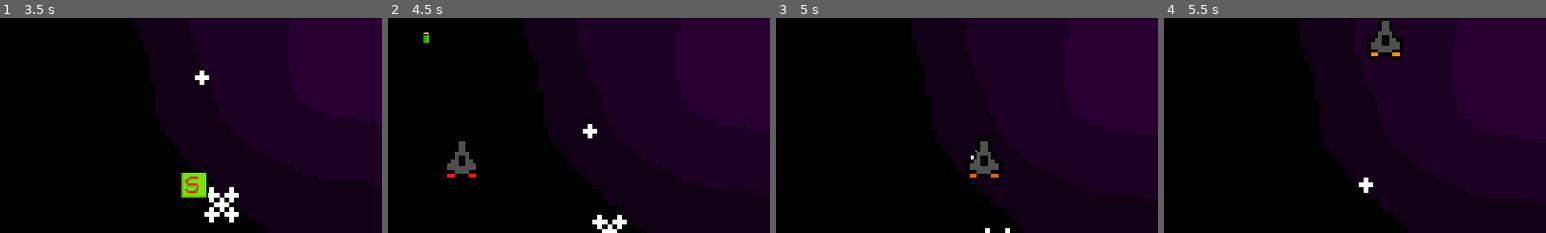
Above: before the commit, frames 1-4 (left to right).
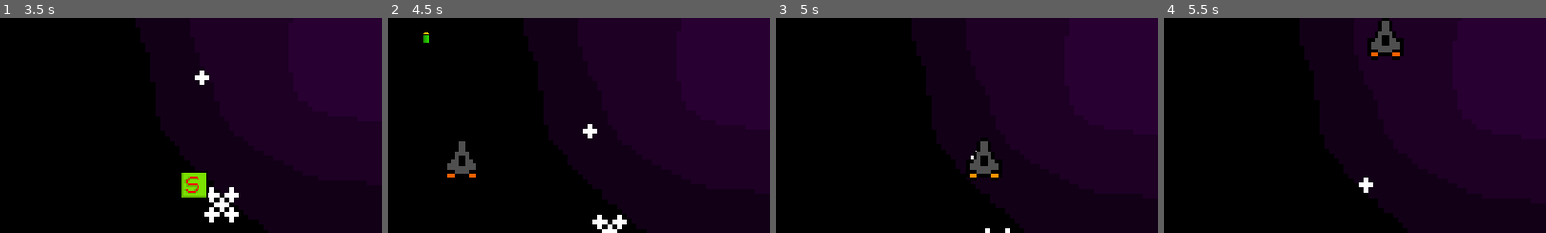
Above: after the commit, the same moments.

Repository: BH3Panzer/save-me-from-hell
Game: Godot game, scene res://levels/level_1.tscn
The game is run twice, just before and just after one commit, with the same random seed, the same clock (stepped at 60 frames per second) and the same inputs.
Inputs:
- Up to frame 1 (3.5 s): hold Space (shoot) 0.53-1.28 s; hold Up (up) 0.53-2.03 s; tap Space (shoot) at 1.35, 2.85 s; hold Space (shoot) 2.03-2.78 s; hold Left (left) from 2.03 s (still down)
- Up to frame 2 (4.5 s): release Left (left) at 3.53 s; hold Down (down) 3.53-4.28 s; hold Space (shoot) 3.53-4.28 s; hold Right (right) from 4.28 s (still down); tap Space (shoot) at 4.35 s
- Up to frame 3 (5 s): keep holding Right (right)
- Up to frame 4 (5.5 s): release Right (right) at 5.03 s; hold Up (up) from 5.03 s (still down); hold Space (shoot) from 5.03 s (still down)
The pictures show only the part of the screen within x 0-50%, y 4-54%; the shares and areas given below are measured in that part.

Frame 1 is identical in both runs. In frame 2, less than 0.1% of the frame differs, in the area x 15-23%, y 72-75%; in frame 3, less than 0.1%; in frame 4, less than 0.1%.

Commit message:
added power up and down for player speed

Diff:
--- a/levels/level_1.tscn
+++ b/levels/level_1.tscn
@@ -7,6 +7,8 @@
 [ext_resource type="PackedScene" uid="uid://cusndprtcdqtn" path="res://player/player.tscn" id="5_6o6hp"]
 [ext_resource type="PackedScene" uid="uid://2cx61v8qx37x" path="res://objects/speed_bullet_power_up.tscn" id="6_twyol"]
 [ext_resource type="PackedScene" uid="uid://c5ei4t3sugji8" path="res://objects/speed_bullet_power_down.tscn" id="7_nhqcv"]
+[ext_resource type="PackedScene" uid="uid://btk7npju53s4g" path="res://objects/speed_move_power_up.tscn" id="8_47wx5"]
+[ext_resource type="PackedScene" uid="uid://dndpbakq4htfm" path="res://objects/speed_move_power_down.tscn" id="9_idfms"]
 
 [node name="Level1" type="Node2D"]
 
@@ -52,3 +54,11 @@
 [node name="SpeedBulletPowerDown" parent="." node_paths=PackedStringArray("player") instance=ExtResource("7_nhqcv")]
 position = Vector2(91, -595)
 player = NodePath("../Player")
+
+[node name="SpeedMovePowerUp" parent="." node_paths=PackedStringArray("player") instance=ExtResource("8_47wx5")]
+position = Vector2(-92, -946)
+player = NodePath("../Player")
+
+[node name="SpeedMovePowerDown" parent="." node_paths=PackedStringArray("player") instance=ExtResource("9_idfms")]
+position = Vector2(279, -1147)
+player = NodePath("../Player")
--- /dev/null
+++ b/objects/speed_move_power_down.gd
@@ -0,0 +1,15 @@
+extends Area2D
+
+@export var player: Node2D
+
+
+
+
+func _on_body_entered(body):
+	if body.is_in_group("Player"):
+		if player.speed > 200:
+			player.speed -= 200
+		else:
+			pass
+
+		queue_free()
--- /dev/null
+++ b/objects/speed_move_power_down.tscn
@@ -0,0 +1,19 @@
+[gd_scene load_steps=4 format=3 uid="uid://dndpbakq4htfm"]
+
+[ext_resource type="Texture2D" uid="uid://5qawausr0ba6" path="res://art/powerdown_speedmove.png" id="1_p0gkh"]
+[ext_resource type="Script" path="res://objects/speed_move_power_down.gd" id="1_rp1kj"]
+
+[sub_resource type="RectangleShape2D" id="RectangleShape2D_sc26d"]
+size = Vector2(16, 16)
+
+[node name="SpeedMovePowerDown" type="Area2D"]
+scale = Vector2(2, 2)
+script = ExtResource("1_rp1kj")
+
+[node name="Sprite2D" type="Sprite2D" parent="."]
+texture = ExtResource("1_p0gkh")
+
+[node name="CollisionShape2D" type="CollisionShape2D" parent="."]
+shape = SubResource("RectangleShape2D_sc26d")
+
+[connection signal="body_entered" from="." to="." method="_on_body_entered"]
--- /dev/null
+++ b/objects/speed_move_power_up.gd
@@ -0,0 +1,15 @@
+extends Area2D
+
+
+@export var player: Node2D
+
+
+func _ready():
+	$AnimationPlayer.play("idle")
+
+
+
+func _on_body_entered(body):
+	if body.is_in_group("Player"):
+		player.speed += 100
+		queue_free()
--- /dev/null
+++ b/objects/speed_move_power_up.tscn
@@ -0,0 +1,47 @@
+[gd_scene load_steps=6 format=3 uid="uid://btk7npju53s4g"]
+
+[ext_resource type="Texture2D" uid="uid://b57nxywp6cwpk" path="res://art/powerup_speedmove.png" id="1_q81lt"]
+[ext_resource type="Script" path="res://objects/speed_move_power_up.gd" id="1_x5ii3"]
+
+[sub_resource type="RectangleShape2D" id="RectangleShape2D_sdjrb"]
+size = Vector2(16, 16)
+
+[sub_resource type="Animation" id="Animation_ggux7"]
+resource_name = "idle"
+length = 0.8
+loop_mode = 1
+tracks/0/type = "value"
+tracks/0/imported = false
+tracks/0/enabled = true
+tracks/0/path = NodePath("Sprite2D:frame")
+tracks/0/interp = 1
+tracks/0/loop_wrap = true
+tracks/0/keys = {
+"times": PackedFloat32Array(0, 0.4),
+"transitions": PackedFloat32Array(1, 1),
+"update": 1,
+"values": [0, 1]
+}
+
+[sub_resource type="AnimationLibrary" id="AnimationLibrary_7xsxu"]
+_data = {
+"idle": SubResource("Animation_ggux7")
+}
+
+[node name="SpeedMovePowerUp" type="Area2D"]
+scale = Vector2(2, 2)
+script = ExtResource("1_x5ii3")
+
+[node name="Sprite2D" type="Sprite2D" parent="."]
+texture = ExtResource("1_q81lt")
+vframes = 2
+
+[node name="CollisionShape2D" type="CollisionShape2D" parent="."]
+shape = SubResource("RectangleShape2D_sdjrb")
+
+[node name="AnimationPlayer" type="AnimationPlayer" parent="."]
+libraries = {
+"": SubResource("AnimationLibrary_7xsxu")
+}
+
+[connection signal="body_entered" from="." to="." method="_on_body_entered"]
--- a/player/player.gd
+++ b/player/player.gd
@@ -1,7 +1,7 @@
 extends CharacterBody2D
 
 
-const SPEED = 300.0
+var speed = 300.0
 var forward_speed = 100
 @export var Bullet : PackedScene
 @onready var timer = $Timer
@@ -13,18 +13,18 @@
 func _physics_process(delta):
 	position.y -= forward_speed * delta
 	if Input.is_action_pressed("right"):
-		position.x += SPEED * delta
+		position.x += speed * delta
 	if Input.is_action_pressed("left"):
-		position.x -= SPEED * delta
+		position.x -= speed * delta
 	if Input.is_action_pressed("up"):
-		position.y -= SPEED * delta
+		position.y -= speed * delta
 	if Input.is_action_pressed("down"):
-		position.y += SPEED * delta
+		position.y += speed * delta
 
 	if global_position.x >= 853/2 - 16 :
-		position.x -= SPEED * delta
+		position.x -= speed * delta
 	if global_position.x <= -853/2 + 16 :
-		position.x += SPEED * delta
+		position.x += speed * delta
 
 func _input(event):
 	if event.is_action_pressed("shoot") && timer.is_stopped():
--- a/player/player.tscn
+++ b/player/player.tscn
@@ -9,7 +9,7 @@
 
 [sub_resource type="Animation" id="Animation_bartl"]
 resource_name = "idle"
-length = 2.8
+length = 2.4
 loop_mode = 1
 tracks/0/type = "value"
 tracks/0/imported = false
@@ -18,10 +18,10 @@
 tracks/0/interp = 1
 tracks/0/loop_wrap = true
 tracks/0/keys = {
-"times": PackedFloat32Array(0, 0.4, 0.8, 1.2, 1.6, 2, 2.4),
-"transitions": PackedFloat32Array(1, 1, 1, 1, 1, 1, 1),
+"times": PackedFloat32Array(0, 0.4, 0.8, 1.2, 1.6, 2),
+"transitions": PackedFloat32Array(1, 1, 1, 1, 1, 1),
 "update": 1,
-"values": [0, 1, 2, 3, 4, 5, 6]
+"values": [0, 1, 2, 3, 4, 5]
 }
 
 [sub_resource type="AnimationLibrary" id="AnimationLibrary_p88at"]
@@ -38,7 +38,7 @@
 [node name="Sprite2D" type="Sprite2D" parent="."]
 texture = ExtResource("1_jhc3e")
 vframes = 7
-frame = 6
+frame = 1
 
 [node name="CollisionShape2D" type="CollisionShape2D" parent="."]
 shape = SubResource("RectangleShape2D_bau04")
Binary file added: art/powerdown_speedmove.png
Not shown, added: art/powerdown_speedmove.png.import
Binary file added: art/powerup_speedmove.png
Not shown, added: art/powerup_speedmove.png.import
Not shown: 1 places in levels/level_1.tscn that only renumber resources
